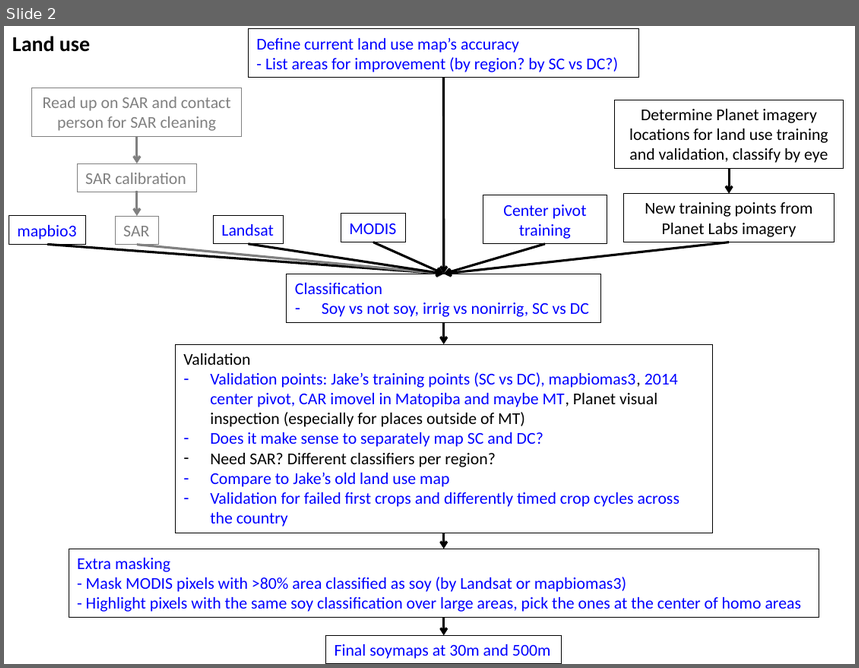
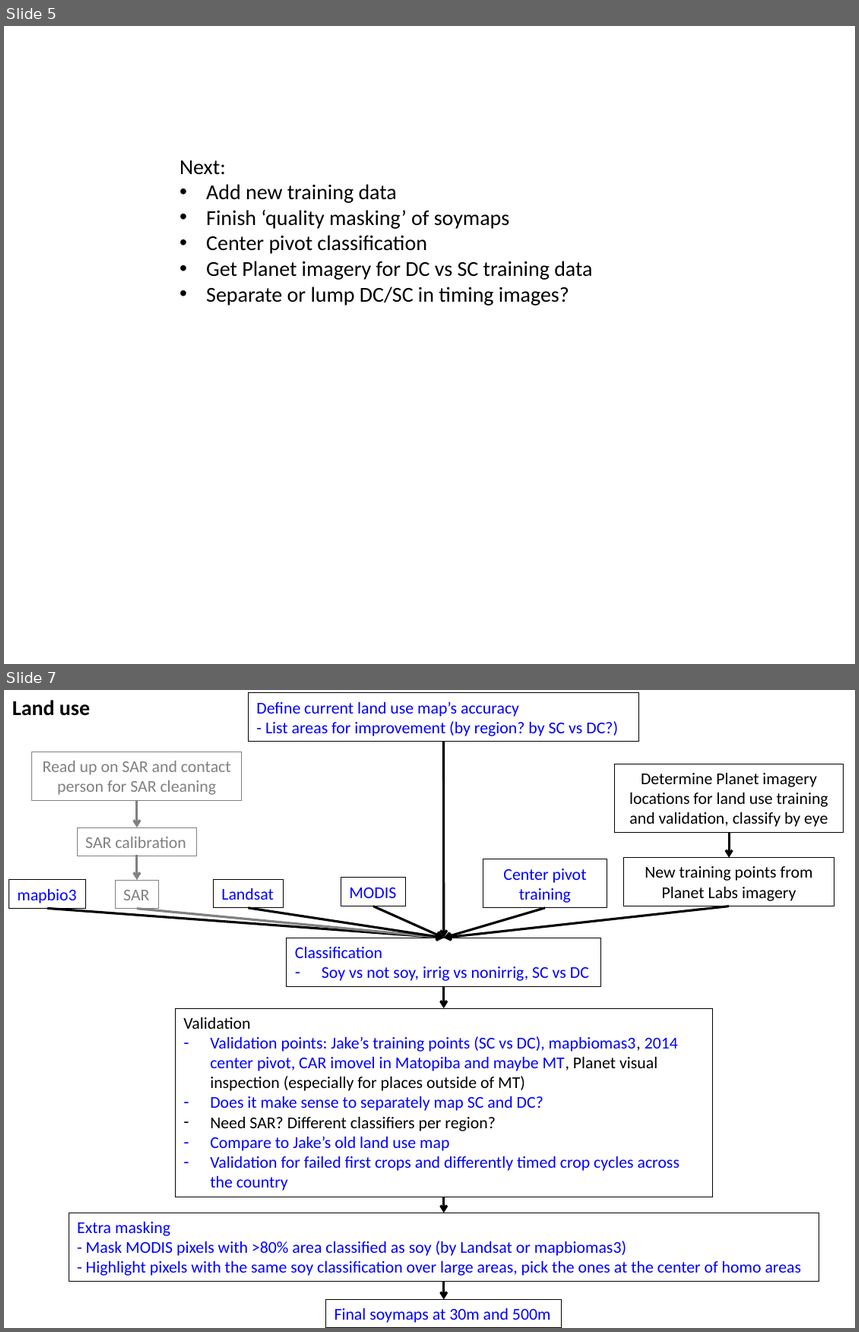
Before and after one commit to minghui-zhang/Meeting, a slide deck: January 19 2019.pptx. Shown one above the other, each under a label of ours: slide 2 before the commit, slides 5 and 7 after it; the slides between them are not shown. The pictures are 859x668 and 859x1332 pixels, drawn with LibreOffice and Linux fonts; fonts in the diff are those of the drawing. Boxes give left, top, right and bottom in pixels: in the first picture for what was removed or moved away, otherwise in the second. Text is boxed around its words. In the diff, an @@ line names an element or a change of style, - is before the commit and + after.

```diff
--- a/January 19 2019.pptx
+++ b/January 19 2019.pptx
@@ slide 5 added at (4,26,855,664), background #FFFFFF @@
@@ text added at (180,161,592,306), 18 pt, text #000000 @@
+Next:
+• Add new training data
+• Finish ‘quality masking’ of soymaps
+• Center pivot classification
+• Get Planet imagery for DC vs SC training data
+• Separate or lump DC/SC in timing images?
@@ what was slide 2 is now slide 7 @@
```
Also in this commit, not shown: 4 slides changed, 8 other slides added, 1 slide removed.
